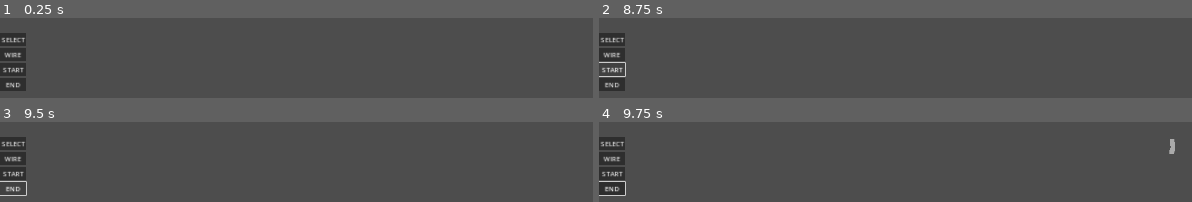
Above: before the commit, frames 1-4 (two rows, left to right).
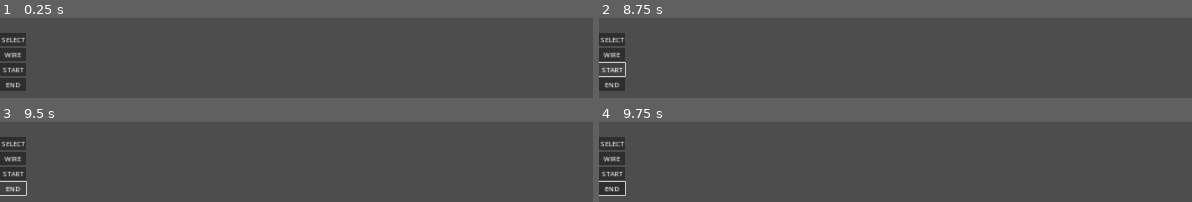
Above: after the commit, the same moments.

Repository: Aisudoragon/logic-gates
Game: Godot game, scene res://scenes/levels/playground.tscn
Same seed, same stepped clock (60 frames per second), same inputs: the game is played once before the commit and once after it. The engine's default icon, where the game draws it, is replaced by a stand-in: a white triangle on a blue panel in a dark square.
Inputs (mouse positions are in pixels of both pictures, inside the frame that each line leads up to):
- Up to frame 1 (0.25 s): no input
- Up to frame 2 (8.75 s): click "START" at 0.5 s; click "START" at 1.25 s; click "SELECT" at 2 s; click "WIRE" at 2.75 s; click "END" at 3.5 s; click "SELECT" at 4.25 s; click "WIRE" at 5 s; click "END" at 5.75 s; click "SELECT" at 6.5 s; click "WIRE" at 7.25 s; click "START" at 8 s
- Up to frame 3 (9.5 s): click "END" at 8.75 s
- Up to frame 4 (9.75 s): tap Enter at 9.5 s; move the mouse to (1174, 143) at 9.52 s; click (1174, 143) at 9.67 s

Frames 1-3 are identical in both runs. In frame 4, 0.2% of the frame differs, in the area x 96-98%, y 21-40%.

Commit message:
Changed wire placement into free drawing

Diff:
--- a/assets/resources/tilesets/wire_tileset.tres
+++ b/assets/resources/tilesets/wire_tileset.tres
@@ -7,6 +7,7 @@
 texture_region_size = Vector2i(64, 64)
 0:0/next_alternative_id = 15
 0:0/0 = 0
+0:0/0/custom_data_1 = true
 0:0/1 = 1
 0:0/1/flip_h = true
 0:0/1/transpose = true
@@ -79,12 +80,12 @@
 
 [resource]
 tile_size = Vector2i(64, 64)
-custom_data_layer_0/name = "right_neighbor"
+custom_data_layer_0/name = "right_direction"
 custom_data_layer_0/type = 1
-custom_data_layer_1/name = "bottom_neighbor"
+custom_data_layer_1/name = "bottom_direction"
 custom_data_layer_1/type = 1
-custom_data_layer_2/name = "left_neighbor"
+custom_data_layer_2/name = "left_direction"
 custom_data_layer_2/type = 1
-custom_data_layer_3/name = "up_neighbor"
+custom_data_layer_3/name = "up_direction"
 custom_data_layer_3/type = 1
 sources/0 = SubResource("TileSetAtlasSource_gh8p3")
--- a/scripts/levels/playground.gd
+++ b/scripts/levels/playground.gd
@@ -1,6 +1,6 @@
 extends Node2D
 
-var startDrawingPos: Vector2i
+var previous_tile: Vector2i
 @onready var wire_layer: TileMapLayer = $WireLayer
 @onready var gate_layer: TileMapLayer = $GateLayer
 @onready var highlight_layer: TileMapLayer = $HighlightLayer
@@ -13,94 +13,101 @@
 
 	if event is InputEventMouseButton:
 		var event_mb: InputEventMouseButton = event
-		if event_mb.button_index == MOUSE_BUTTON_LEFT:
-			if event.is_pressed():
-				startDrawingPos = mouse_position
-			if event.is_released():
-				layout_wire(startDrawingPos, mouse_position, wire_layer)
-		layout_wire(startDrawingPos, mouse_position, highlight_layer)
-		if event_mb.button_index == MOUSE_BUTTON_RIGHT:
-			wire_layer.set_cell(mouse_position, 0)
+		if event.is_pressed() and event_mb.button_index == MOUSE_BUTTON_LEFT:
+			previous_tile = mouse_position
+
 	if event is InputEventMouseMotion:
-		if Input.is_mouse_button_pressed(MOUSE_BUTTON_LEFT):
-			layout_wire(startDrawingPos, mouse_position, highlight_layer)
-			print("test")
-
-	highlight_layer.clear()
-	highlight_layer.set_cell(mouse_position, 0, Vector2i(0,0), 0)
+		if Input.is_mouse_button_pressed(MOUSE_BUTTON_LEFT) and not mouse_position == previous_tile:
+			connect_wire(mouse_position)
+			previous_tile = mouse_position
 
 
-func layout_wire(start_pos: Vector2i, end_pos: Vector2i, layer: TileMapLayer) -> void:
-	var tiles_len : Vector2i = end_pos - start_pos
-	var min_pos : Vector2i = start_pos.min(end_pos)
-	var max_pos : Vector2i = start_pos.max(end_pos)
-
-	for i in range(0, absi(tiles_len.x) + 1):
-		layer.set_cell(Vector2i(min_pos.x + i, min_pos.y), 0, Vector2i(4, 0), 2)
-	for i in range(0, absi(tiles_len.y) + 1):
-		layer.set_cell(Vector2(max_pos.x, min_pos.y + i), 0, Vector2i(4, 0), 2)
-
-	for i in range(0, absi(tiles_len.x) + 1):
-		var tile_pos: Vector2i = Vector2i(min_pos.x + i, min_pos.y)
-		var tile_info: Vector3i = connect_wire(tile_pos, layer)
-		layer.set_cell(tile_pos, 0, Vector2i(tile_info.x, tile_info.y), tile_info.z)
-	for i in range(0, absi(tiles_len.y) + 1):
-		var tile_pos: Vector2i = Vector2i(max_pos.x, min_pos.y + i)
-		var tile_info: Vector3i = connect_wire(tile_pos, layer)
-		layer.set_cell(tile_pos, 0, Vector2i(tile_info.x, tile_info.y), tile_info.z)
+func connect_wire(next_tile: Vector2i) -> void:
+	var direction: Vector2i = next_tile - previous_tile
+	print(direction)
+	update_wire_look(previous_tile, direction)
+	update_wire_look(next_tile, direction)
 
 
-func connect_wire(cell_position: Vector2i, layer: TileMapLayer) -> Vector3i:
-	var neighbors: Array[Vector2i] = layer.get_surrounding_cells(cell_position)
-	var right_n: bool = false if layer.get_cell_source_id(neighbors[0]) == -1 else true
-	var bottom_n: bool = false if layer.get_cell_source_id(neighbors[1]) == -1 else true
-	var left_n: bool = false if layer.get_cell_source_id(neighbors[2]) == -1 else true
-	var top_n: bool = false if layer.get_cell_source_id(neighbors[3]) == -1 else true
+func update_wire_look(tile_position: Vector2i, new_direction: Vector2i) -> void:
+	var right_direction: bool = false
+	var bottom_direction: bool = false
+	var left_direction: bool = false
+	var up_direction: bool = false
 
-	if right_n:
-		if bottom_n:
-			if left_n:
-				if top_n:
+	var data: TileData = highlight_layer.get_cell_tile_data(tile_position)
+	if data:
+		right_direction = data.get_custom_data("right_direction")
+		bottom_direction = data.get_custom_data("bottom_direction")
+		left_direction = data.get_custom_data("left_direction")
+		up_direction = data.get_custom_data("up_direction")
+
+	if new_direction == Vector2i.RIGHT:
+		right_direction = true
+	elif new_direction == Vector2i.DOWN:
+		bottom_direction = true
+	elif new_direction == Vector2i.LEFT:
+		left_direction = true
+	elif new_direction == Vector2i.UP:
+		up_direction = true
+
+	if right_direction:
+		if bottom_direction:
+			if left_direction:
+				if up_direction:
 					# right, bottom, left, top
-					return Vector3i(4, 0, 0)
+					highlight_layer.set_cell(tile_position, 0, Vector2i(4, 0), 0)
+					return
 				# right, bottom, left
-				return Vector3i(3, 0, 0)
-			elif top_n:
+				highlight_layer.set_cell(tile_position, 0, Vector2i(3, 0), 0)
+				return
+			elif up_direction:
 				# right, bottom, top
-				return Vector3i(3, 0, 3)
+				highlight_layer.set_cell(tile_position, 0, Vector2i(3, 0), 3)
+				return
 			# right, bottom
-			return Vector3i(2, 0, 0)
-		elif left_n:
-			if top_n:
+			highlight_layer.set_cell(tile_position, 0, Vector2i(2, 0), 0)
+			return
+		elif left_direction:
+			if up_direction:
 				# right, left, top
-				return Vector3i(3, 0, 2)
+				highlight_layer.set_cell(tile_position, 0, Vector2i(3, 0), 2)
+				return
 			# right, left
-			return Vector3i(1, 0, 1)
-		elif top_n:
+			highlight_layer.set_cell(tile_position, 0, Vector2i(1, 0), 1)
+			return
+		elif up_direction:
 			# right, top
-			return Vector3i(2, 0, 3)
+			highlight_layer.set_cell(tile_position, 0, Vector2i(2, 0), 3)
+			return
 		# right
-		return Vector3i(0, 0, 3)
-	elif bottom_n:
-		if left_n:
-			if top_n:
+		highlight_layer.set_cell(tile_position, 0, Vector2i(0, 0), 3)
+		return
+	elif bottom_direction:
+		if left_direction:
+			if up_direction:
 				# bottom, left, top
-				return Vector3i(3, 0, 1)
+				highlight_layer.set_cell(tile_position, 0, Vector2i(3, 0), 1)
+				return
 			# bottom, left
-			return Vector3i(2, 0, 1)
-		elif top_n:
+			highlight_layer.set_cell(tile_position, 0, Vector2i(2, 0), 1)
+			return
+		elif up_direction:
 			# bottom, top
-			return Vector3i(1, 0, 0)
+			highlight_layer.set_cell(tile_position, 0, Vector2i(1, 0), 0)
+			return
 		# bottom
-		return Vector3i(0, 0, 0)
-	elif left_n:
-		if top_n:
+		highlight_layer.set_cell(tile_position, 0, Vector2i(0, 0), 0)
+		return
+	elif left_direction:
+		if up_direction:
 			# left, top
-			return Vector3i(2, 0, 2)
+			highlight_layer.set_cell(tile_position, 0, Vector2i(2, 0), 2)
+			return
 		# left
-		return Vector3i(0, 0, 1)
-	elif top_n:
+		highlight_layer.set_cell(tile_position, 0, Vector2i(0, 0), 1)
+		return
+	elif up_direction:
 		# top
-		return Vector3i(0, 0, 2)
-	# none
-	return Vector3i(4, 0, 0)
+		highlight_layer.set_cell(tile_position, 0, Vector2i(0, 0), 2)
+		return
